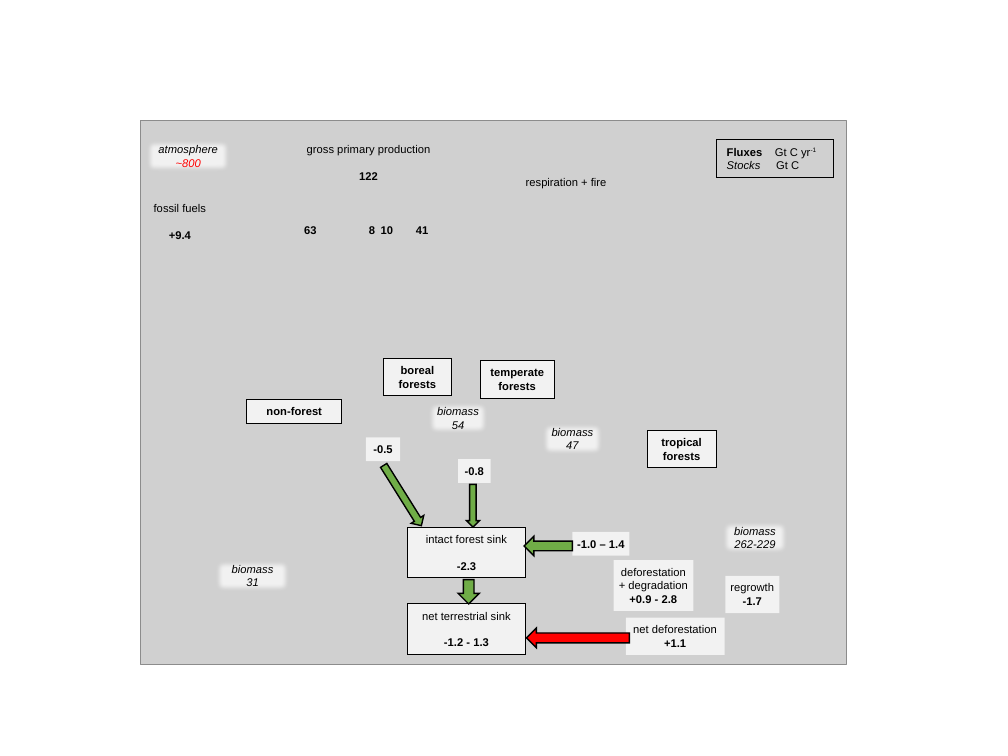
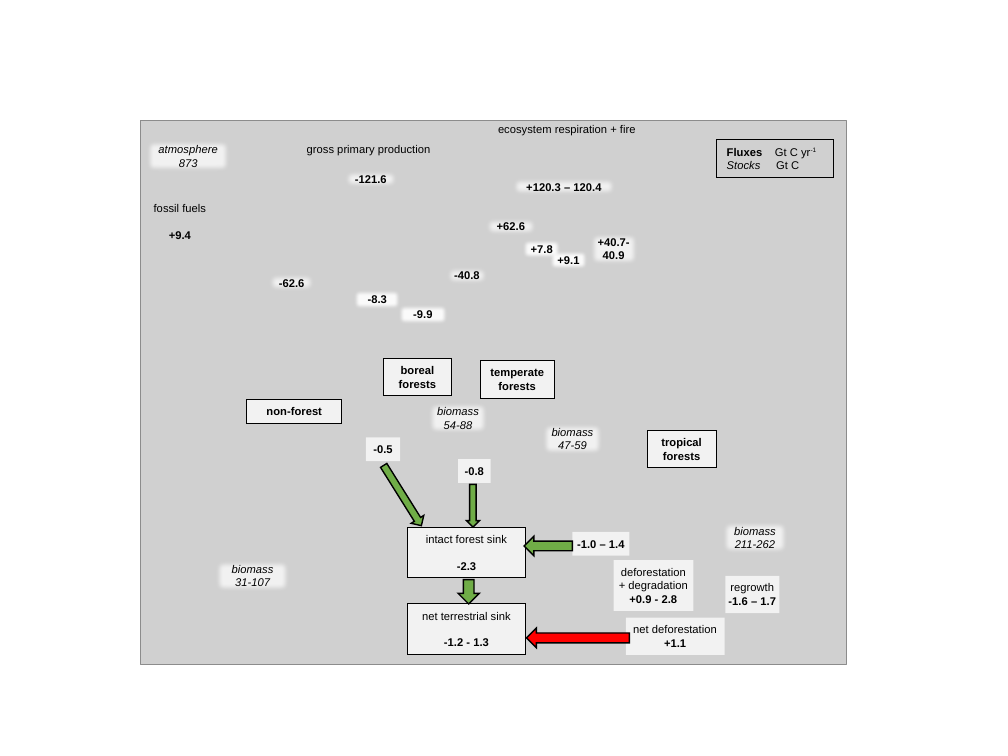
Before and after one commit to forc-db/ERL-review, a slide deck: slide 1 of Global_C_cycle/Global C cycle diagram.pptx. Drawn at 1008x756 pixels with LibreOffice and Linux fonts; fonts in the diff are those of the drawing; grey boxes stand for pictures. Boxes give left, top, right and bottom in pixels: in the first picture for what was removed or moved away, otherwise in the second. Text is boxed around its words. In the diff, an @@ line names an element or a change of style, - is before the commit and + after.

Commit message:
updated C cycle diagram based on Helene's & Nobby's feedback
-calculated respiration+fire term
-integrated Helene's numbers
-cosmetic changes

```diff
--- a/Global_C_cycle/Global C cycle diagram.pptx
+++ b/Global_C_cycle/Global C cycle diagram.pptx
@@ text at (x1=498, y1=125, x2=636, y2=135): text changed @@
-respiration + fire
+ecosystem respiration + fire
@@ text at (x1=179, y1=159, x2=198, y2=167): text changed; text colour #FF0000 to #000000 @@
-~800
+873
@@ text added at (x1=355, y1=175, x2=387, y2=183), 8 pt, text #000000, bold @@
+-121.6
@@ text at (x1=359, y1=172, x2=378, y2=180): paragraph removed @@
-122
@@ text added at (x1=526, y1=183, x2=601, y2=191), 8 pt, text #000000, bold @@
++120.3 – 120.4
@@ text removed at (x1=304, y1=226, x2=316, y2=237) @@
-63
@@ text removed at (x1=381, y1=226, x2=393, y2=234) @@
-10
@@ text removed at (x1=416, y1=226, x2=428, y2=234) @@
-41
@@ text added at (x1=497, y1=222, x2=525, y2=230), 8 pt, text #000000, bold @@
++62.6
@@ rectangle added at (x1=520, y1=237, x2=562, y2=261), fill #FFFFFF at 93% opacity, 8 pt, text #000000, bold @@
++7.8
@@ text added at (x1=598, y1=238, x2=630, y2=259), 8 pt, text #000000, bold @@
++40.7-40.9
@@ rectangle added at (x1=547, y1=248, x2=591, y2=272), fill #FFFFFF at 93% opacity, 8 pt, text #000000, bold @@
++9.1
@@ text added at (x1=279, y1=279, x2=305, y2=287), 8 pt, text #000000, bold @@
+-62.6
@@ rectangle added at (x1=352, y1=287, x2=402, y2=311), fill #FFFFFF at 93% opacity, 8 pt, text #000000, bold @@
+-8.3
@@ text at (x1=454, y1=271, x2=480, y2=279): text changed @@
-8
+-40.8
@@ rectangle added at (x1=396, y1=302, x2=450, y2=327), fill #FFFFFF at 93% opacity, 8 pt, text #000000, bold @@
+-9.9
@@ text at (x1=437, y1=407, x2=479, y2=429): text changed @@
-biomass 54
+biomass 54-88
@@ text at (x1=552, y1=428, x2=594, y2=449): text changed @@
-biomass 47
+biomass 47-59
@@ text at (x1=735, y1=540, x2=775, y2=548): text changed @@
-262-229
+211-262
@@ text at (x1=235, y1=578, x2=270, y2=586): text changed @@
-31
+31-107
@@ text in rectangle at (x1=728, y1=597, x2=776, y2=605): text changed @@
--1.7
+-1.6 – 1.7
```
Also in this commit, not shown: 3 other files.
